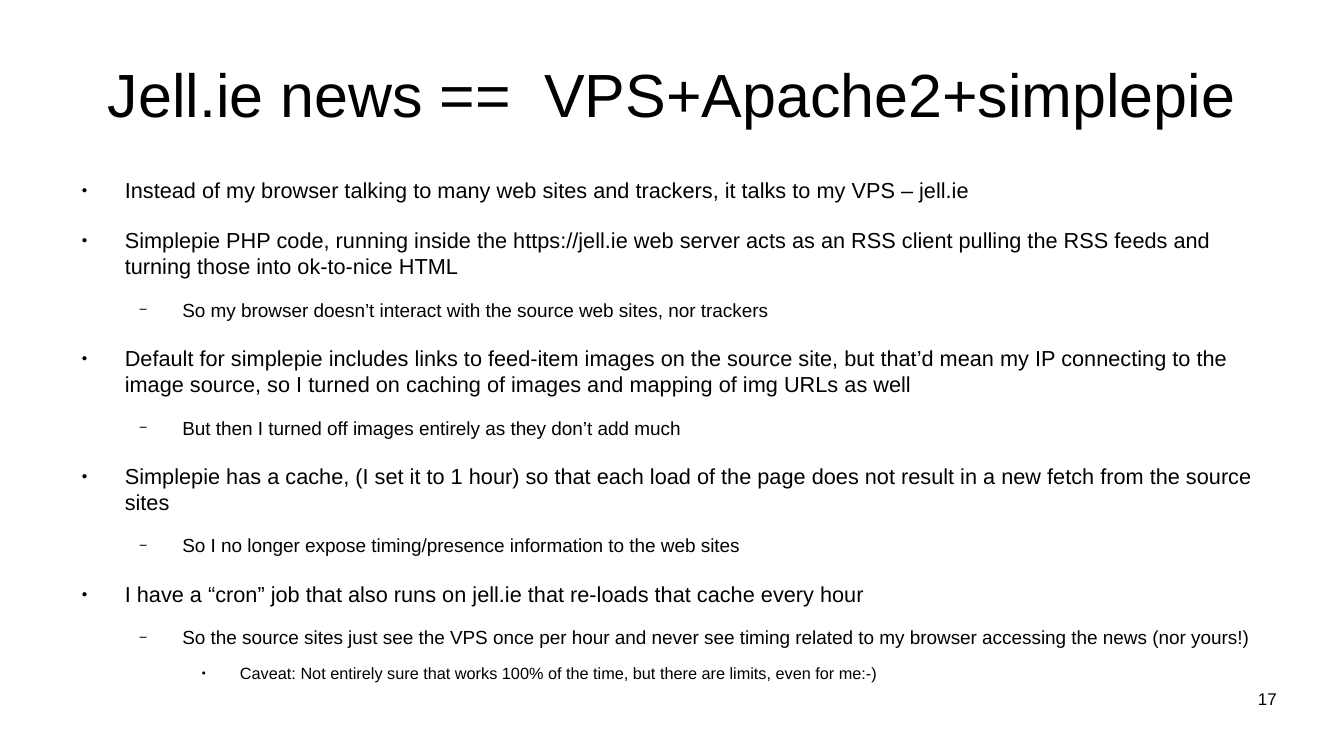
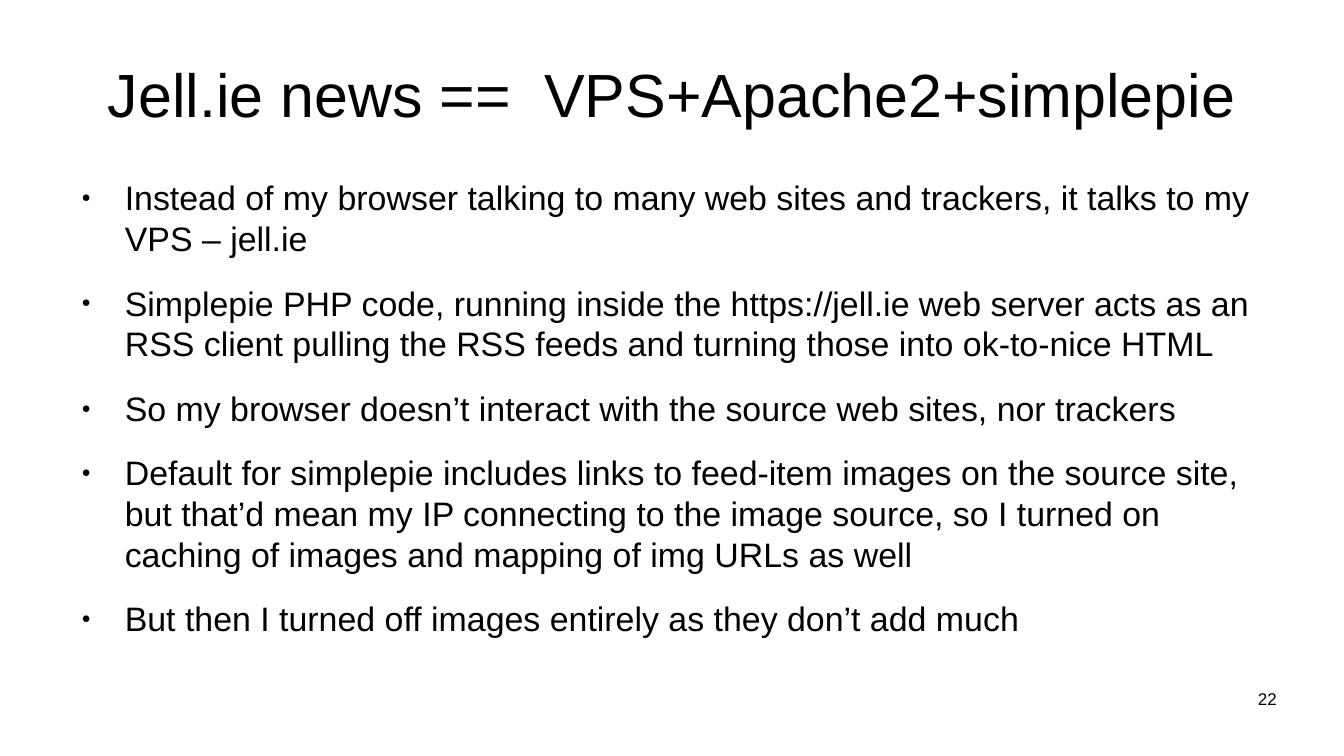
Before and after one commit to sftcd/witidtm, a slide deck: slide 22 of lectures/300-jellie.odp (slide 17 before the commit). Drawn at 1344x756 pixels with LibreOffice and Linux fonts; fonts in the diff are those of the drawing. Boxes give left, top, right and bottom in pixels: in the first picture for what was removed or moved away, otherwise in the second. Text is boxed around its words. In the diff, an @@ line names an element or a change of style, - is before the commit and + after.

Commit message:
moar news

```diff
--- a/lectures/300-jellie.odp
+++ b/lectures/300-jellie.odp
@@ text "Instead of my browser talking ..." at box(125, 185, 1249, 638): size 12.8 to 20 pt in "Instead of my browser talking to many ...", "Simplepie PHP code, running inside the https://jell.ie ...", "Default for simplepie includes links to feed-item ..."; size 11.2 to 20 pt in "So my browser doesn’t interact with the ...", "But then I turned off images entirely ..."; bullet − to ●; list level 2 to 1 in "So my browser doesn’t interact ..."; list level 2 to 1 in "But then I turned off ..." @@
@@ text at box(125, 303, 1251, 683): paragraphs removed @@
-● Simplepie has a cache, (I set it to 1 hour) so that each load of the page does not result in a new fetch from the source sites
-  − So I no longer expose timing/presence information to the web sites
-● I have a “cron” job that also runs on jell.ie that re-loads that cache every hour
-  − So the source sites just see the VPS once per hour and never see timing related to my browser accessing the news (nor yours!)
-    ● Caveat: Not entirely sure that works 100% of the time, but there are limits, even for me:-)
@@ page number at box(1258, 693, 1277, 705): text changed @@
-17
+22
```
Also in this commit, not shown: 4 other slides changed, 5 slides added, 1 other file.
